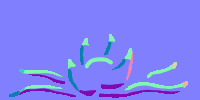
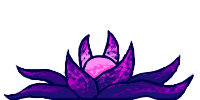
Two versions of the same layered image (200px x 100px). Layer-by-layer changes:
hid "Warstwa 4" over [0, 0, 200, 100]
hid "Warstwa 3" over [0, 0, 200, 100]
painted on "Warstwa 1" over [0, 0, 200, 100]
painted on "Warstwa 2" over [0, 0, 200, 100]
